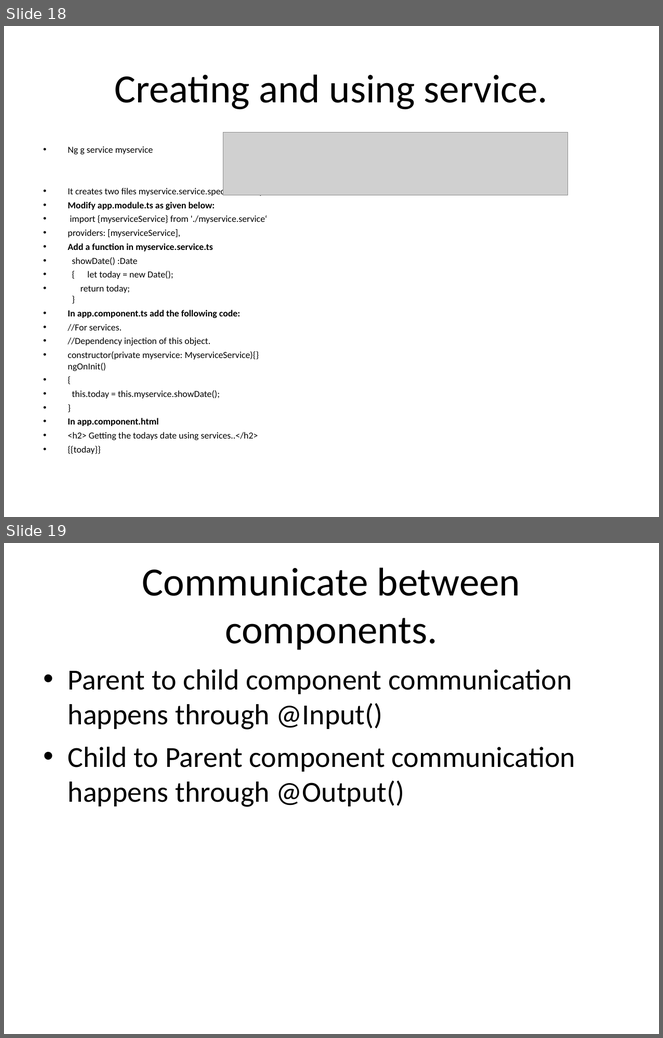
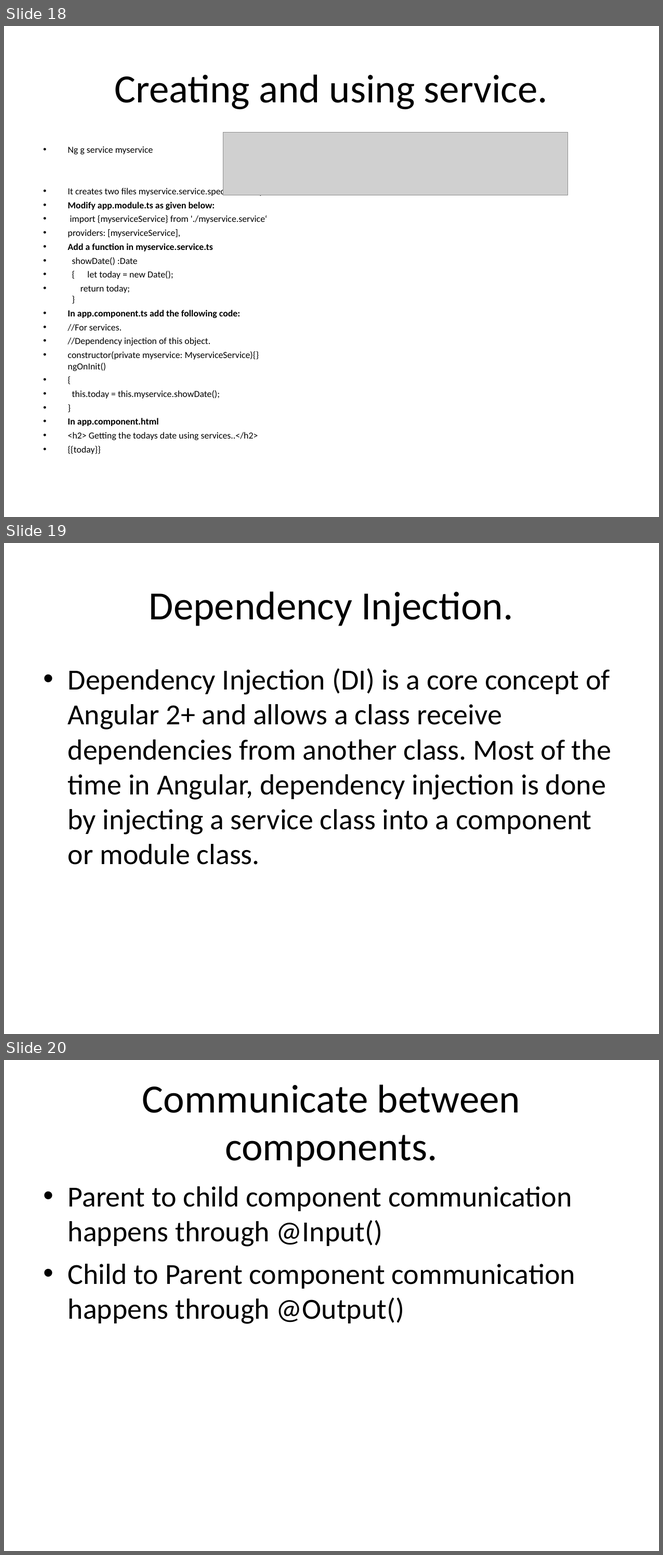
Before and after one commit to kcharankumar/DBS_Charan, a slide deck: Angular/Angular.ppt. Shown one above the other, each under a label of ours: slides 18 and 19 before the commit, slides 18, 19 and 20 after it. The pictures are 663x1038 and 663x1555 pixels, drawn with LibreOffice and Linux fonts; fonts in the diff are those of the drawing; grey boxes stand for pictures. Boxes give left, top, right and bottom in pixels: in the first picture for what was removed or moved away, otherwise in the second. Text is boxed around its words. In the diff, an @@ line names an element or a change of style, - is before the commit and + after.

```diff
--- a/Angular/Angular.ppt
+++ b/Angular/Angular.ppt
@@ slide 19 added at (4, 543, 659, 1034), background #FFFFFF @@
@@ title added at (149, 591, 514, 627), 44 pt, text #000000 @@
+Dependency Injection.
@@ text added at (68, 668, 611, 865), 32 pt, text #000000 @@
+• Dependency Injection (DI) is a core concept of Angular 2+ and allows a class receive dependencies from another class. Most of the time in Angular, dependency injection is done by injecting a service class into a component or module class.
@@ what was slide 19 is now slide 20 @@
```
Also in this commit, not shown: 5 other slides added.
